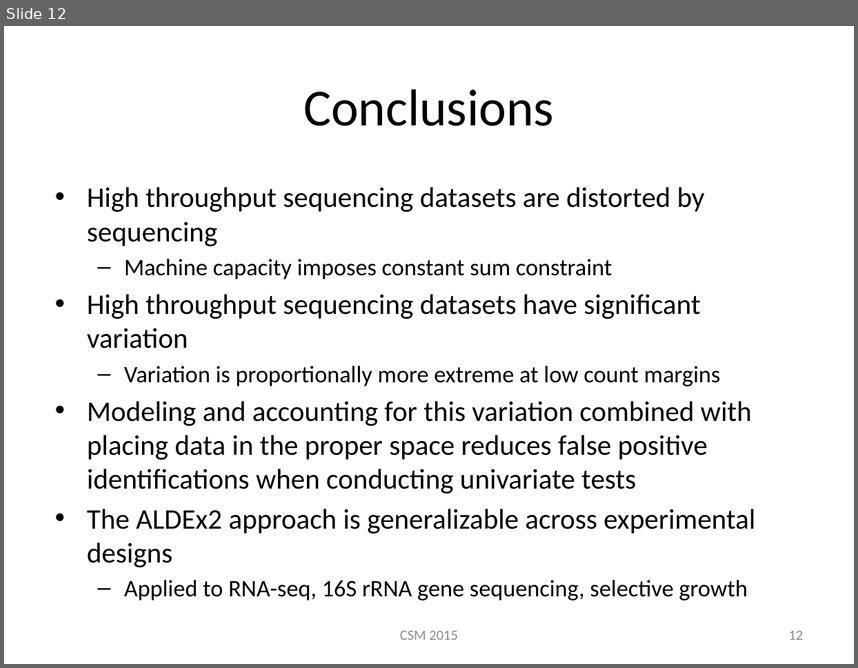
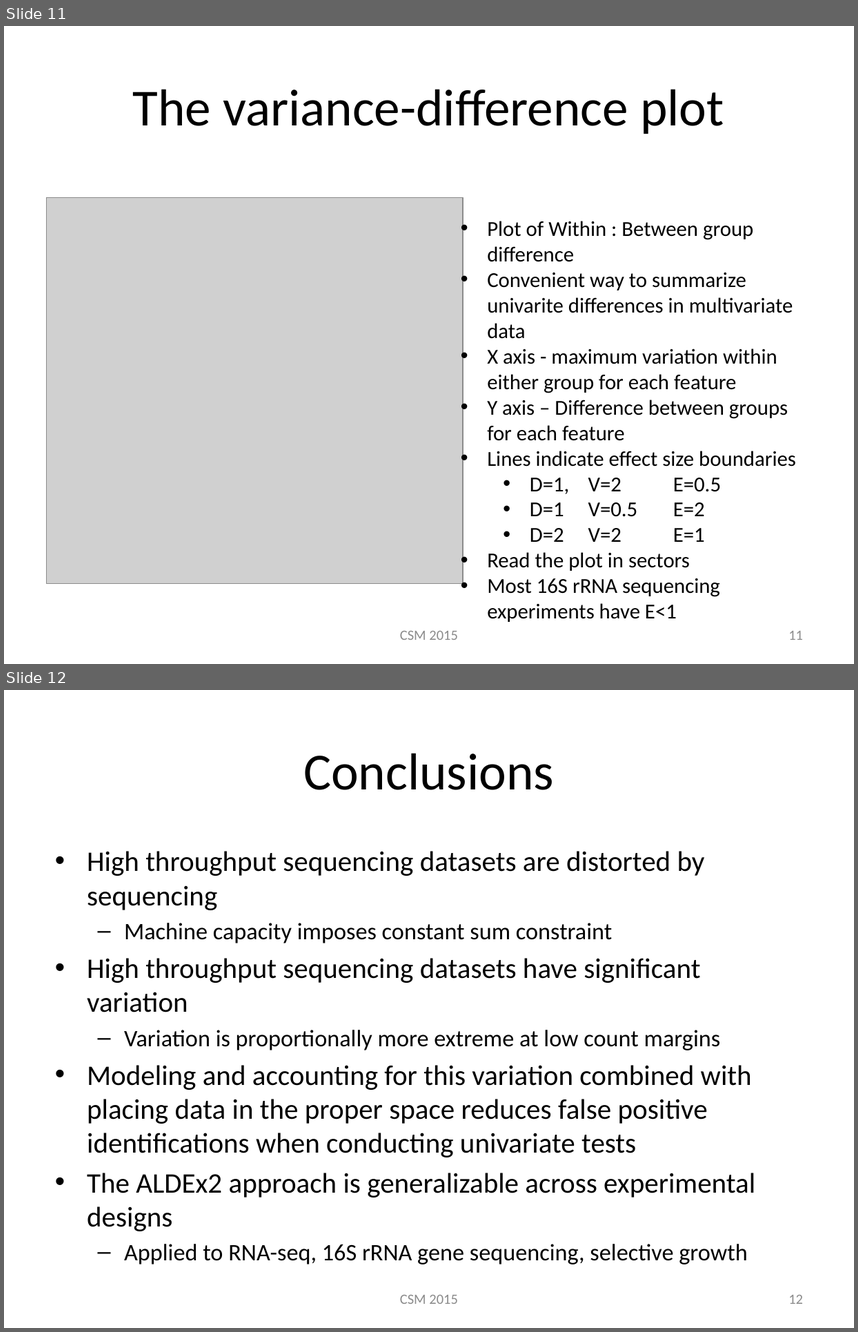
Before and after one commit to ggloor/compositions, a slide deck: CSM_2015_r.pptx. Shown one above the other, each under a label of ours: slide 12 before the commit, slides 11 and 12 after it. The pictures are 858x668 and 858x1332 pixels, drawn with LibreOffice and Linux fonts; fonts in the diff are those of the drawing; grey boxes stand for pictures. Boxes give left, top, right and bottom in pixels: in the first picture for what was removed or moved away, otherwise in the second. Text is boxed around its words. In the diff, an @@ line names an element or a change of style, - is before the commit and + after.

```diff
--- a/CSM_2015_r.pptx
+++ b/CSM_2015_r.pptx
@@ slide 11 added at <box>4,26,854,664</box>, background #FFFFFF @@
@@ title added at <box>133,89,724,134</box>, 44 pt, text #000000 @@
+The variance-difference plot
@@ picture added at <box>47,198,463,584</box> @@
@@ text added at <box>487,221,796,621</box>, 18 pt, text #000000 @@
+• Plot of Within : Between group difference
+• Convenient way to summarize univarite differences in multivariate data
+• X axis - maximum variation within either group for each feature
+• Y axis – Difference between groups for each feature
+• Lines indicate effect size boundaries
+  • D=1, V=2 E=0.5
+  • D=1 V=0.5 E=2
+  • D=2 V=2 E=1
+• Read the plot in sectors
+• Most 16S rRNA sequencing experiments have E<1
@@ text added at <box>400,630,458,639</box>, 12 pt, text #8C8C8C @@
+CSM 2015
@@ page number added at <box>789,630,803,639</box>, 12 pt, text #8C8C8C @@
+11
```
Also in this commit, not shown: 3 slides changed, 1 other slide added, 1 slide removed.
